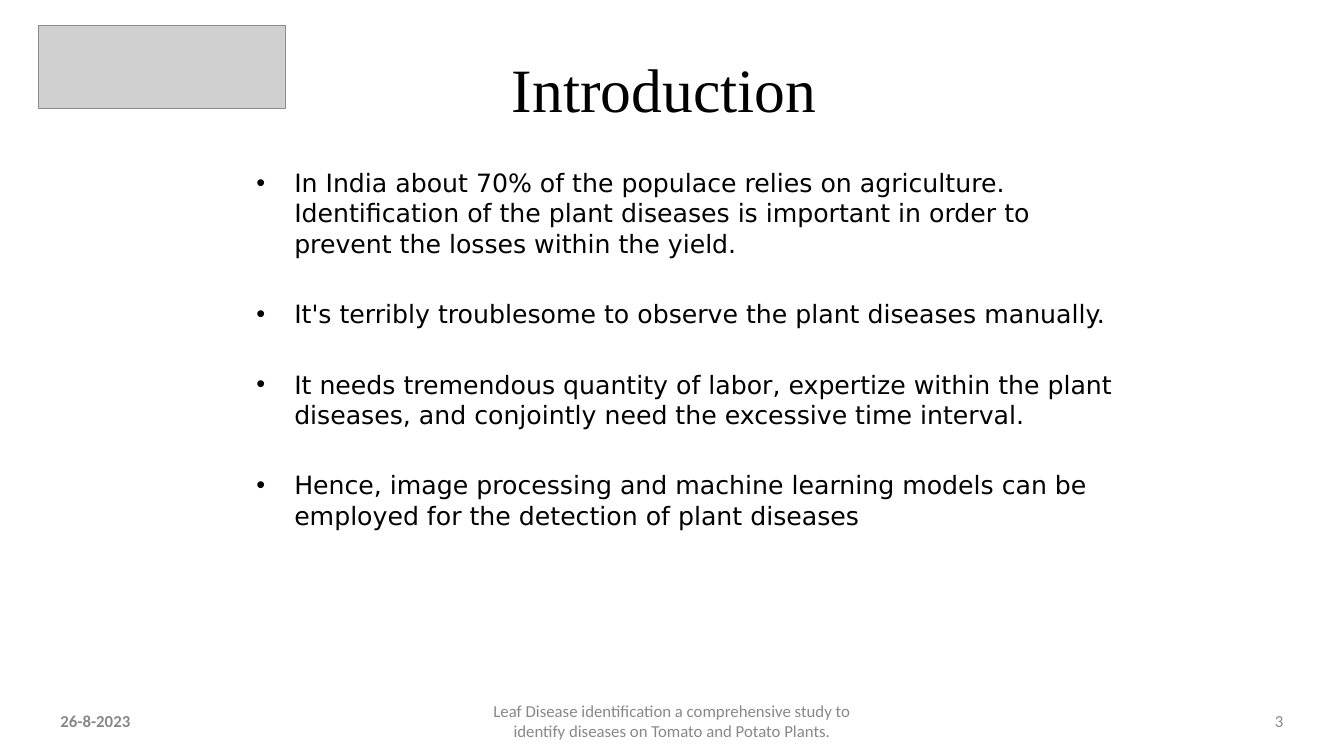
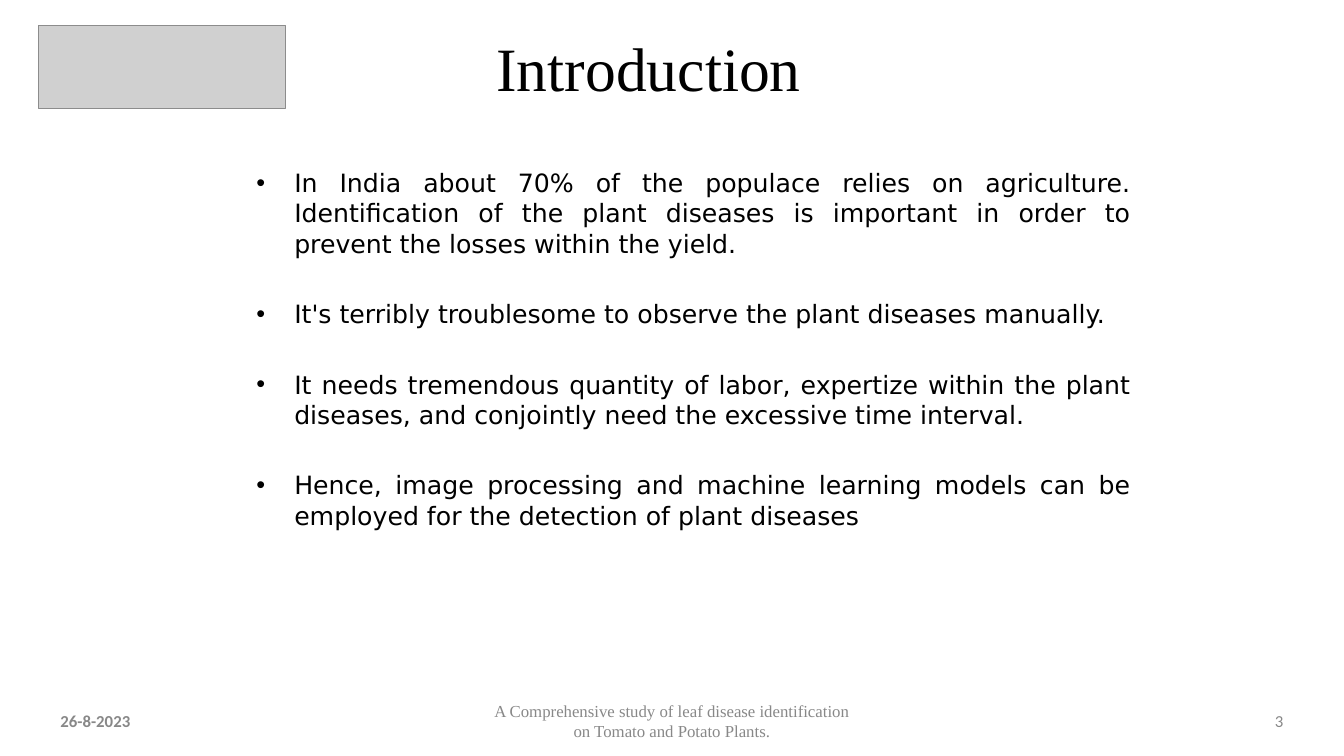
Before and after one commit to akshkalyani/Minor-Project, a slide deck: slide 3 of 1st review/First Review Minor Project.pptx. Drawn at 1344x756 pixels with LibreOffice and Linux fonts; fonts in the diff are those of the drawing; grey boxes stand for pictures. Boxes give left, top, right and bottom in pixels: in the first picture for what was removed or moved away, otherwise in the second. Text is boxed around its words. In the diff, an @@ line names an element or a change of style, - is before the commit and + after.

```diff
--- a/1st review/First Review Minor Project.pptx
+++ b/1st review/First Review Minor Project.pptx
@@ title "Introduction": place and size @@
-title "Introduction" at (512,69,816,113)
+title "Introduction" at (496,48,800,92)
@@ text "In India about 70% of ..." at (294,173,1130,531): alignment left to justified @@
@@ text at (494,705,849,737): text changed; font Calibri to Times New Roman @@
-Leaf Disease identification a comprehensive study to identify diseases on Tomato and Potato Plants.
+A Comprehensive study of leaf disease identification on Tomato and Potato Plants.
```
Also in this commit, not shown: 12 other slides changed, 1 slide removed.
